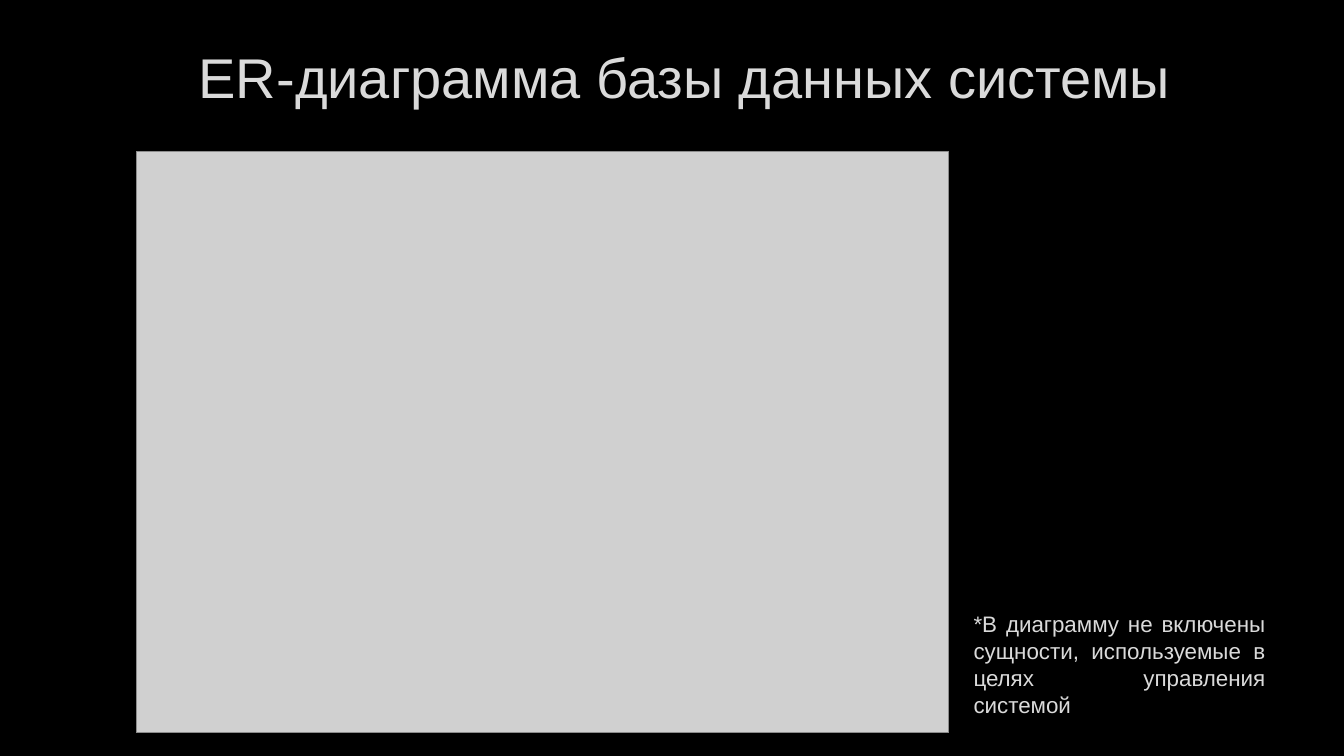
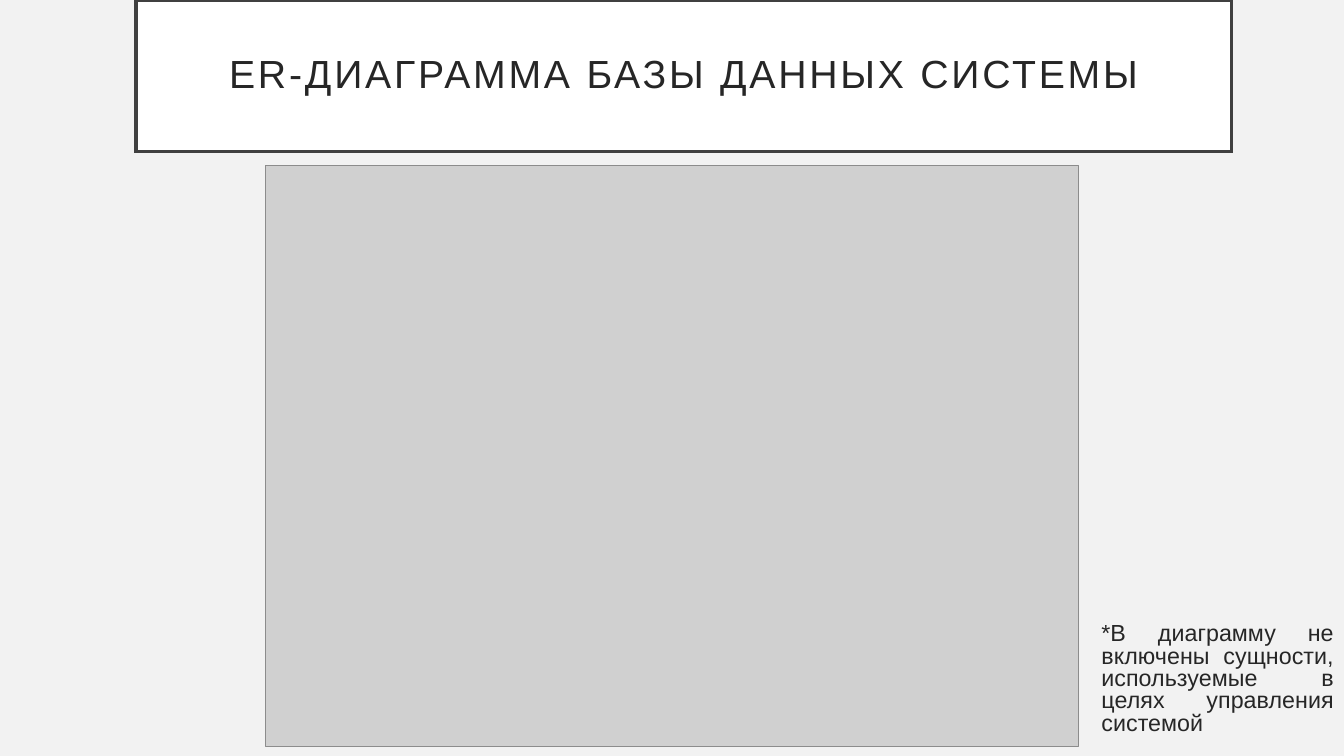
Before and after one commit to PolMarzia/diplom, a slide deck: slide 7 of Prez.pptx. Drawn at 1344x756 pixels with LibreOffice and Linux fonts; fonts in the diff are those of the drawing; grey boxes stand for pictures; background and template pictures are left out. Boxes give left, top, right and bottom in pixels: in the first picture for what was removed or moved away, otherwise in the second. Text is boxed around its words. In the diff, an @@ line names an element or a change of style, - is before the commit and + after.

```diff
--- a/Prez.pptx
+++ b/Prez.pptx
@@ background picture (left out) to #F2F2F2 @@
@@ title "ER-ДИАГРАММА БАЗЫ ДАННЫХ СИСТЕМЫ": place and size @@
-title "ER-ДИАГРАММА БАЗЫ ДАННЫХ СИСТЕМЫ" at <box>199,57,1170,108</box>
+title "ER-ДИАГРАММА БАЗЫ ДАННЫХ СИСТЕМЫ" at <box>136,0,1232,152</box>
@@ title "ER-ДИАГРАММА БАЗЫ ДАННЫХ СИСТЕМЫ" at <box>136,0,1232,152</box>: fill none to #FFFFFF; outline none to #404040 2.5 pt @@
@@ title at <box>229,60,1137,96</box>: text changed; size 40 to 28 pt; text colour #DADADA to #262626 @@
-ER-диаграмма базы данных системы
+ER-ДИАГРАММА БАЗЫ ДАННЫХ СИСТЕМЫ
@@ picture: place and size @@
-picture at <box>136,152,949,733</box>
+picture at <box>266,165,1079,746</box>
@@ text "*В диаграмму не включены сущности, ...": place and size @@
-text "*В диаграмму не включены сущности, ..." at <box>974,616,1266,714</box>
+text "*В диаграмму не включены сущности, ..." at <box>1101,625,1334,732</box>
@@ text "*В диаграмму не включены сущности, ..." at <box>1101,625,1334,732</box>: size 16 to 16.6 pt, text colour #DADADA to #262626, letter outline #404040 0.75 pt to none; line spacing 1 to 0.8 @@
```
Also in this commit, not shown: 15 other slides changed, 2 other files.
